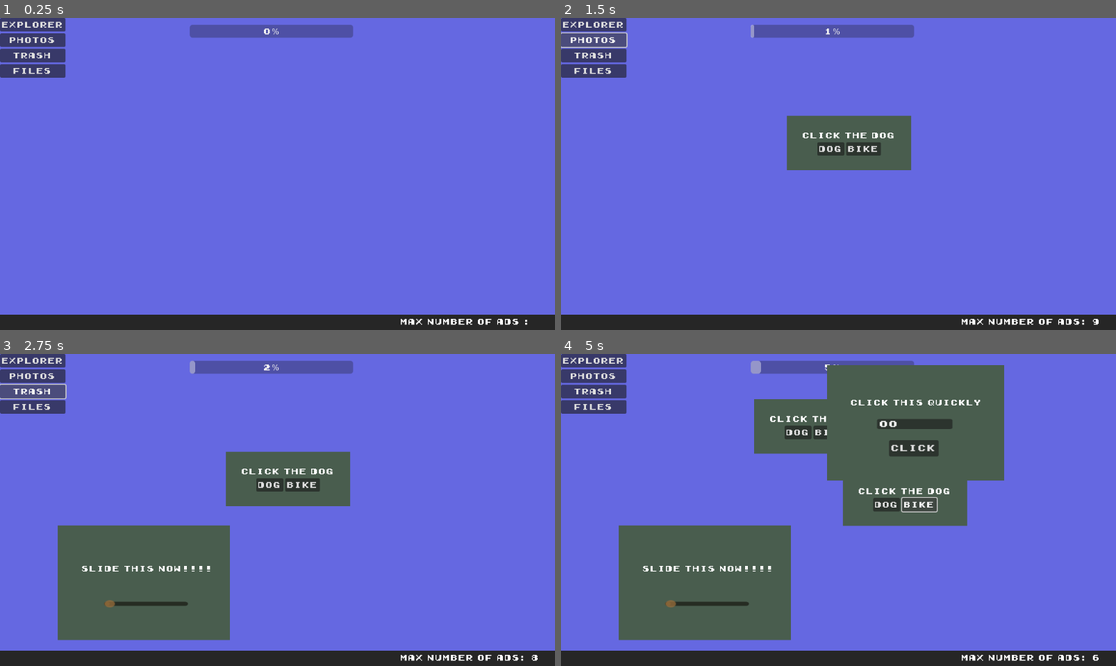
Above: before the commit, frames 1-4 (two rows, left to right).
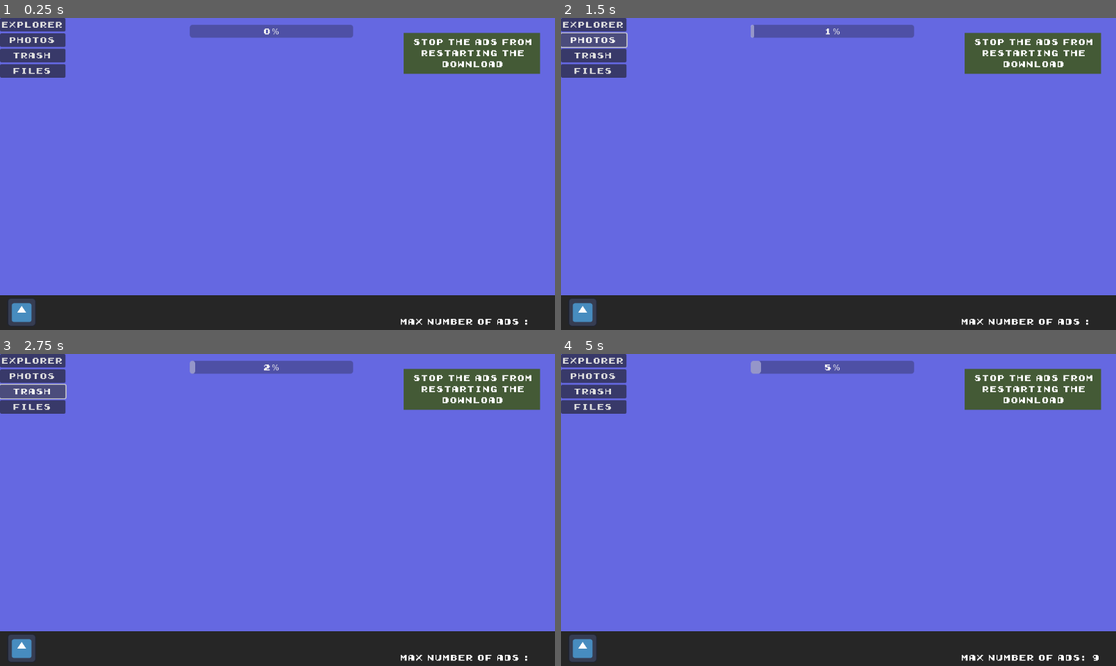
Above: after the commit, the same moments.

Repository: AppGameBoy/JameGam-PeskyPopUps
Game: Godot game, scene res://computer_screen.tscn
Same seed, same stepped clock (60 frames per second), same inputs: the game is played once before the commit and once after it. The engine's default icon, where the game draws it, is replaced by a stand-in: a white triangle on a blue panel in a dark square.
Inputs (mouse positions are in pixels of both pictures, inside the frame that each line leads up to):
- Up to frame 1 (0.25 s): no input
- Up to frame 2 (1.5 s): click "Explorer" at 0.5 s; click "Photos" at 1.25 s
- Up to frame 3 (2.75 s): click "Trash" at 2 s
- Up to frame 4 (5 s): click "Files" at 2.75 s; click "DOG" at 3.5 s; click (921, 503) at 4.25 s, where only the run before the commit has a clickable "BIKE"

The runs differ from the first frame. In frame 1, 9.7% of the frame differs, in the area x 0-100%, y 4-99%; in frame 2, 14%; in frame 3, 24%; in frame 4, 36%, in the area x 0-100%, y 3-99%.

Commit message:
done maybe?

Diff:
--- a/computer_screen.gd
+++ b/computer_screen.gd
@@ -15,12 +15,10 @@
 var object
 # Called when the node enters the scene tree for the first time.
 func _ready():
-	#$Label.text = "%s" % MaxWindows
-	#$Label.text = "%s:" % ComputerScreen.MaxWindows
 	print(Globals.MaxWindows)
 	Globals.MaxWindows = 10
-	#$Captcha.show()
-
+	$YouWin.hide()
+	$SpeedUp.hide()
 
 
 
@@ -28,8 +26,11 @@
 func _process(delta):
 	if Globals.MaxWindows == 0 :
 		get_tree().reload_current_scene()
-	if progress_bar.value == 15:
+	if progress_bar.value == 100:
 		print("you win")
+		$YouWin.show()
+		$SpawnerTimer.stop()
+
 
 
 
@@ -59,6 +60,15 @@
 
 
 func _on_speed_up_timer_timeout():
-	$SpawnerTimer.wait_time = 2
-	if $ProgressBar.value == 50:
-		$SpawnerTimer.wait_time = 1
+	$SpeedUp.show()
+	$SpawnerTimer.wait_time = 1.5
+	print($SpawnerTimer.wait_time)
+	$LabelTimer.start(1)
+
+
+
+
+
+
+func _on_label_timer_timeout():
+	$SpeedUp.hide()
--- a/computer_screen.tscn
+++ b/computer_screen.tscn
@@ -1,7 +1,9 @@
-[gd_scene load_steps=3 format=3 uid="uid://cju154r0w0efl"]
+[gd_scene load_steps=5 format=3 uid="uid://cju154r0w0efl"]
 
 [ext_resource type="Theme" uid="uid://bfh8a6pg8as8h" path="res://PIXELFONTTHEME.tres" id="1_684xs"]
 [ext_resource type="Script" path="res://computer_screen.gd" id="1_x7y7c"]
+[ext_resource type="Texture2D" uid="uid://oq5lrh4oxw4q" path="res://icon.svg" id="3_3jy0i"]
+[ext_resource type="AudioStream" uid="uid://5yxjbqird0gp" path="res://Assets/Music/202402161947.2.jamegam.mp3" id="4_ou3it"]
 
 [node name="ComputerScreen" type="Control" node_paths=PackedStringArray("progress_bar")]
 layout_direction = 1
@@ -32,7 +34,7 @@
 [node name="ColorRect2" type="ColorRect" parent="."]
 layout_mode = 0
 offset_left = -10.0
-offset_top = 616.0
+offset_top = 576.0
 offset_right = 1171.0
 offset_bottom = 663.0
 color = Color(0.14902, 0.14902, 0.14902, 1)
@@ -75,11 +77,16 @@
 autostart = true
 
 [node name="SpawnerTimer" type="Timer" parent="."]
+wait_time = 3.0
 autostart = true
 
 [node name="SpeedUpTimer" type="Timer" parent="."]
-wait_time = 10.0
+wait_time = 25.0
+one_shot = true
 autostart = true
+
+[node name="LabelTimer" type="Timer" parent="."]
+one_shot = true
 
 [node name="Label" type="Label" parent="."]
 layout_mode = 0
@@ -89,6 +96,86 @@
 offset_bottom = 641.0
 text = "Max number of Ads :"
 
+[node name="ColorRect3" type="ColorRect" parent="."]
+layout_mode = 1
+anchors_preset = 15
+anchor_right = 1.0
+anchor_bottom = 1.0
+offset_left = 838.0
+offset_top = 31.0
+offset_right = -40.0
+offset_bottom = -534.0
+grow_horizontal = 2
+grow_vertical = 2
+color = Color(0.266667, 0.352941, 0.211765, 1)
+
+[node name="Label2" type="Label" parent="ColorRect3"]
+layout_mode = 1
+offset_right = 290.0
+offset_bottom = 84.0
+text = "stop the ads from restarting the download
+"
+horizontal_alignment = 1
+vertical_alignment = 1
+autowrap_mode = 3
+
+[node name="Icon" type="Sprite2D" parent="."]
+position = Vector2(45, 611)
+scale = Vector2(0.464844, 0.464844)
+texture = ExtResource("3_3jy0i")
+
+[node name="YouWin" type="ColorRect" parent="."]
+layout_mode = 0
+offset_left = 436.0
+offset_top = 248.0
+offset_right = 681.0
+offset_bottom = 328.0
+color = Color(0.0862745, 0.121569, 0.0431373, 1)
+
+[node name="Label" type="Label" parent="YouWin"]
+layout_mode = 1
+anchors_preset = 8
+anchor_left = 0.5
+anchor_top = 0.5
+anchor_right = 0.5
+anchor_bottom = 0.5
+offset_left = -52.0
+offset_top = -10.0
+offset_right = 52.0
+offset_bottom = 10.0
+grow_horizontal = 2
+grow_vertical = 2
+text = "YOU WIN!"
+
+[node name="SpeedUp" type="ColorRect" parent="."]
+layout_mode = 0
+offset_left = 436.0
+offset_top = 248.0
+offset_right = 681.0
+offset_bottom = 328.0
+color = Color(0.0862745, 0.121569, 0.0431373, 1)
+
+[node name="Label" type="Label" parent="SpeedUp"]
+layout_mode = 1
+anchors_preset = 8
+anchor_left = 0.5
+anchor_top = 0.5
+anchor_right = 0.5
+anchor_bottom = 0.5
+offset_left = -52.0
+offset_top = -10.0
+offset_right = 52.0
+offset_bottom = 10.0
+grow_horizontal = 2
+grow_vertical = 2
+text = "SPEED UP!"
+
+[node name="AudioStreamPlayer" type="AudioStreamPlayer" parent="."]
+stream = ExtResource("4_ou3it")
+volume_db = -20.0
+autoplay = true
+
 [connection signal="timeout" from="ProgressBarTimer" to="." method="_on_timer_timeout"]
 [connection signal="timeout" from="SpawnerTimer" to="." method="_on_timer_2_timeout"]
 [connection signal="timeout" from="SpeedUpTimer" to="." method="_on_speed_up_timer_timeout"]
+[connection signal="timeout" from="LabelTimer" to="." method="_on_label_timer_timeout"]
Not shown, added: Assets/Music/202402161947.2.jamegam.mp3.import
Not shown, changed: export_presets.cfg
Not shown, added: Assets/Music/202402161947.2.jamegam.mp3
Not shown, changed: JameGam.html
Not shown, changed: JameGam.js
Not shown, changed: JameGam.pck
Not shown, changed: JameGam.service.worker.js
Not shown, changed: JameGam.wasm
Not shown, added: PeskyPopUps.exe
Not shown, added: PeskyPopUps.pck
Not shown, added: PeskyPopUps.zip
